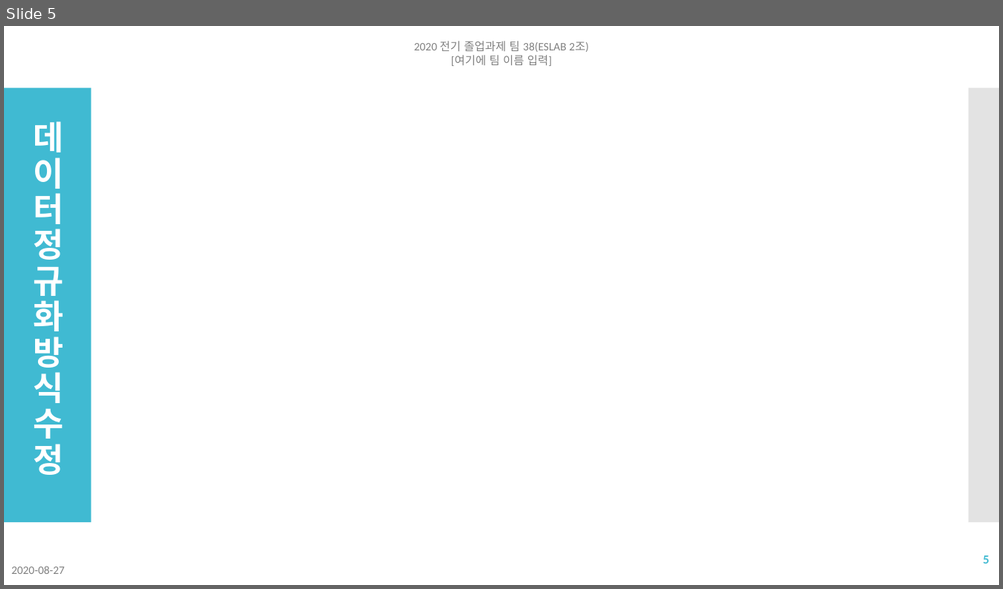
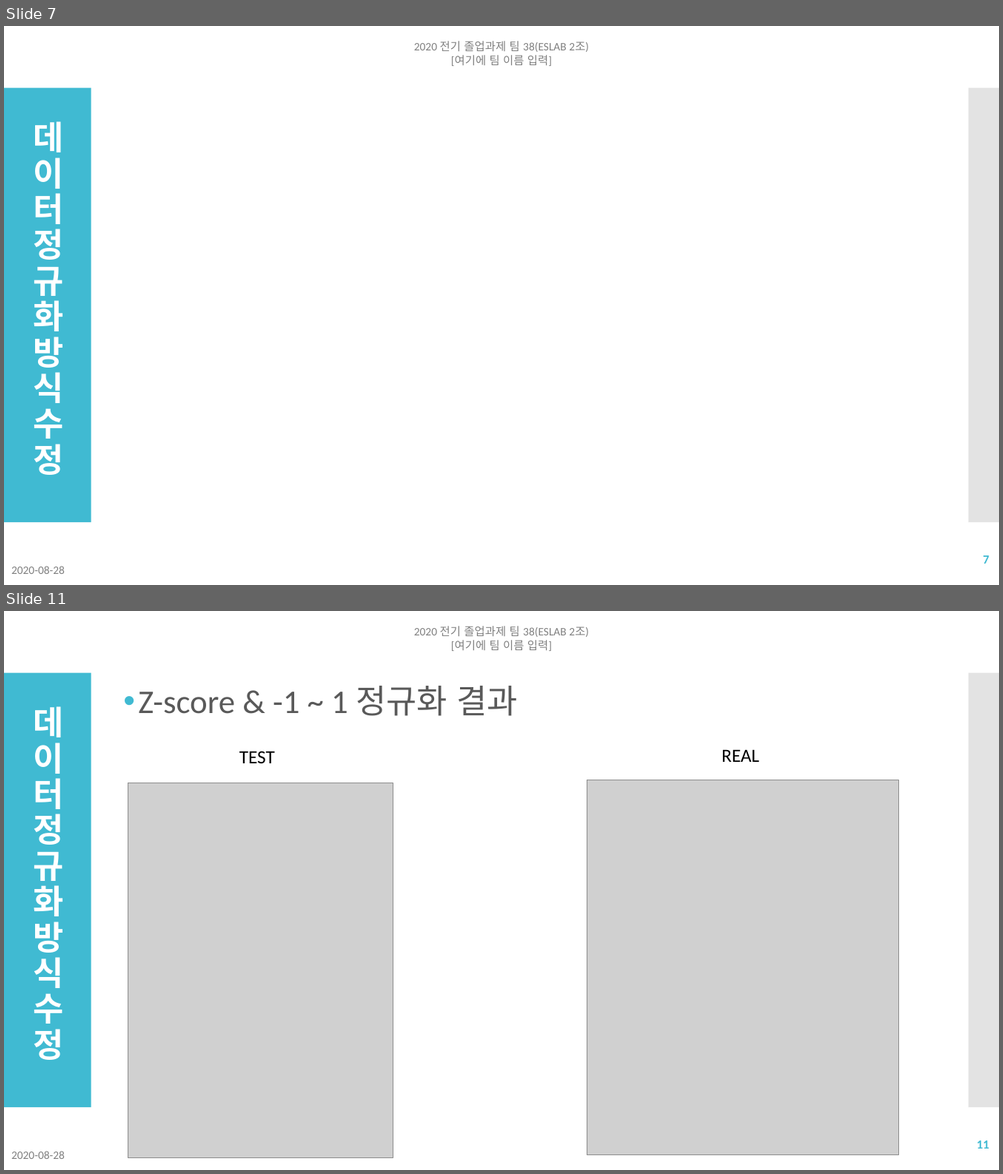
Before and after one commit to NgaAdrain/TEAM_Enter_Text_Here, a slide deck: Reports/발표/졸업과제 여덟번째 발표 2조.pptx. Shown one above the other, each under a label of ours: slide 5 before the commit, slides 7 and 11 after it; the slides between them are not shown. The pictures are 1003x589 and 1003x1174 pixels, drawn with LibreOffice and Linux fonts; fonts in the diff are those of the drawing; grey boxes stand for pictures. Boxes give left, top, right and bottom in pixels: in the first picture for what was removed or moved away, otherwise in the second. Text is boxed around its words. In the diff, an @@ line names an element or a change of style, - is before the commit and + after.

Commit message:
발표 ppt수정
0828

```diff
--- a/Reports/발표/졸업과제 여덟번째 발표 2조.pptx
+++ b/Reports/발표/졸업과제 여덟번째 발표 2조.pptx
@@ slide 11 added at (4,611,999,1170), background #FFFFFF; not listed: 2 template elements that a slide beside it also shows @@
@@ text added at (414,626,589,651), 11 pt, text #808080 @@
+2020 전기 졸업과제 팀 38(ESLAB 2조)
+[여기에 팀 이름 입력]
@@ text added at (138,686,517,716), 32 pt, text #595959 @@
+• Z-score & -1 ~ 1 정규화 결과
@@ title added at (33,706,64,1060), 32 pt, text #FFFFFF, bold @@
+데이터정규화 방식 수정
@@ text added at (239,751,275,763), 18 pt, text #000000 @@
+TEST
@@ text added at (721,749,759,762), 18 pt, text #000000 @@
+REAL
@@ picture added at (128,783,392,1158) @@
@@ picture added at (586,780,898,1156) @@
@@ page number added at (976,1141,989,1149), 12 pt, text #40BAD2, bold @@
+11
@@ text added at (11,1151,65,1159), 11 pt, text #808080 @@
+2020-08-28
@@ what was slide 5 is now slide 7 @@
@@ slide 7 changed as well @@
@@ page number at (982,556,988,564): text changed @@
-5
+7
@@ text at (11,566,65,574): text changed @@
-2020-08-27
+2020-08-28
```
Also in this commit, not shown: 13 other slides changed, 5 other slides added, 18 other files.
